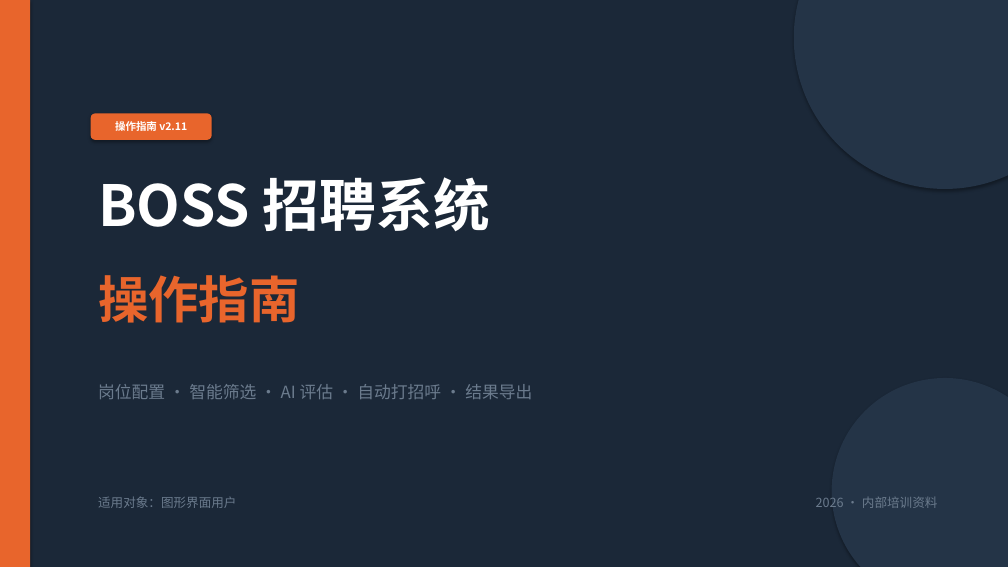
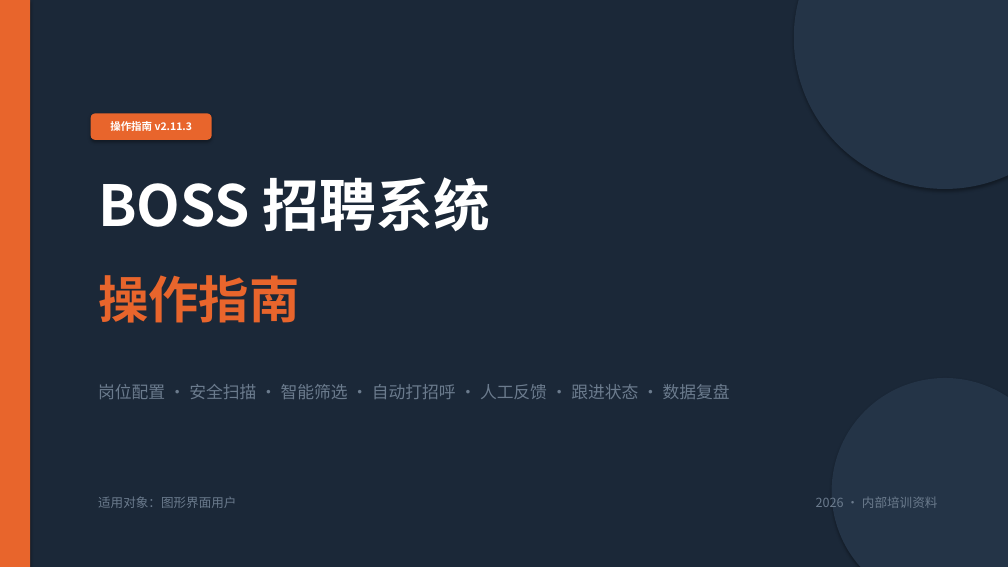
Before and after one commit to chenjinbo1991/boss-resume-filter, a slide deck: slide 1 of docs/BOSS招聘系统操作指南.pptx. Drawn at 1008x567 pixels with LibreOffice and Linux fonts; fonts in the diff are those of the drawing. Boxes give left, top, right and bottom in pixels: in the first picture for what was removed or moved away, otherwise in the second. Text is boxed around its words. In the diff, an @@ line names an element or a change of style, - is before the commit and + after.

```diff
--- a/docs/BOSS招聘系统操作指南.pptx
+++ b/docs/BOSS招聘系统操作指南.pptx
@@ text in rounded rectangle at (x1=110, y1=120, x2=193, y2=134): text changed @@
-操作指南 v2.11
+操作指南 v2.11.3
@@ text at (x1=98, y1=384, x2=730, y2=399): text changed @@
-岗位配置 · 智能筛选 · AI 评估 · 自动打招呼 · 结果导出
+岗位配置 · 安全扫描 · 智能筛选 · 自动打招呼 · 人工反馈 · 跟进状态 · 数据复盘
```
Also in this commit, not shown: 13 other slides changed, 16 other files.
